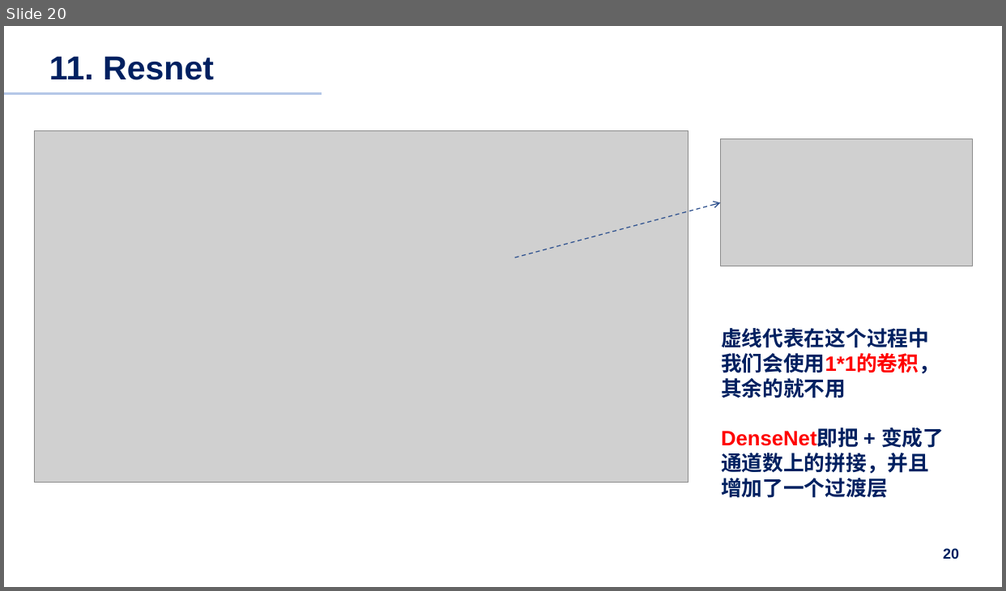
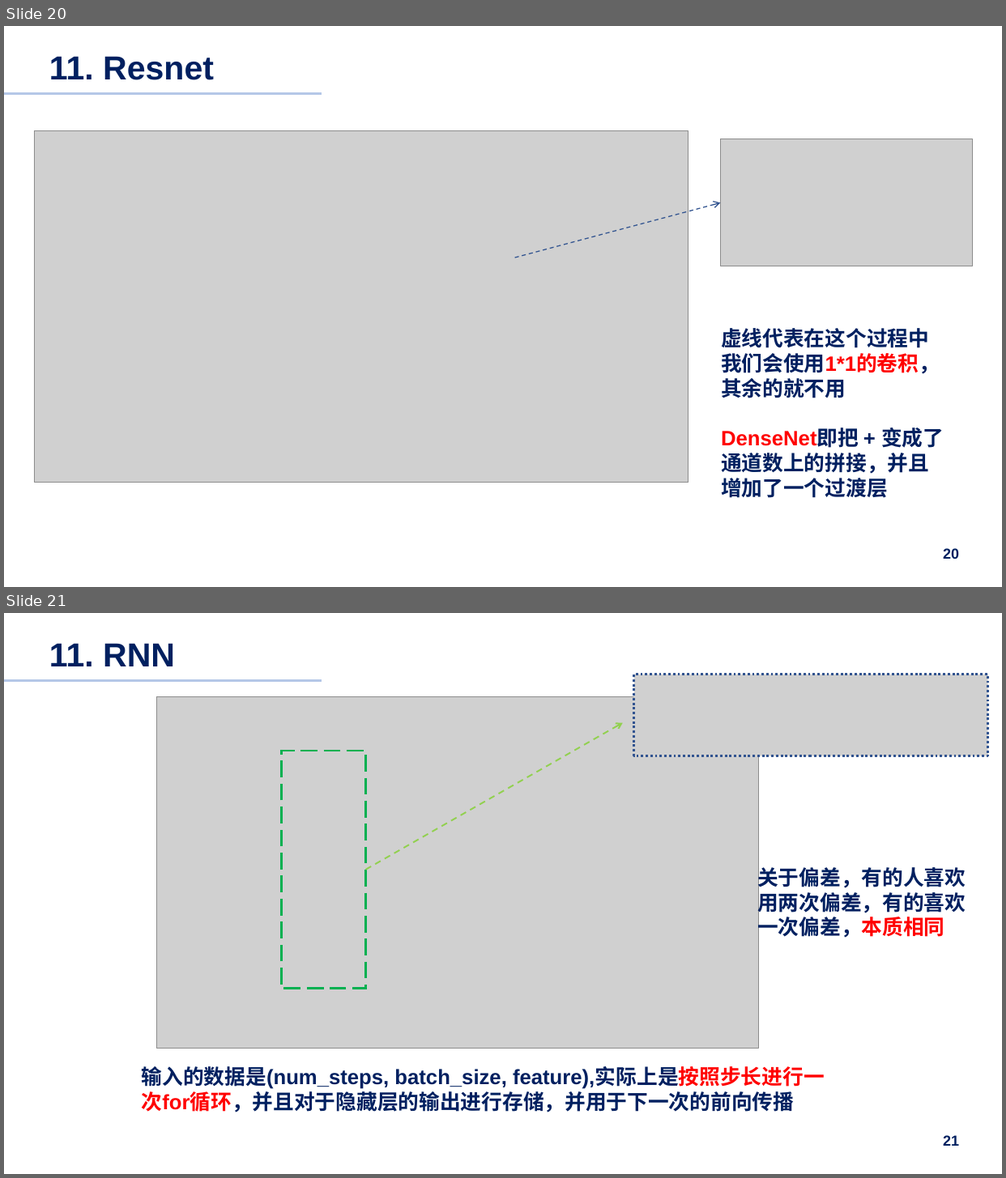
Before and after one commit to pilipala5/Neural-Network-from-zero-to-hero, a slide deck: Summary.pptx. Shown one above the other, each under a label of ours: slide 20 before the commit, slides 20 and 21 after it. The pictures are 1006x591 and 1006x1178 pixels, drawn with LibreOffice and Linux fonts; fonts in the diff are those of the drawing; grey boxes stand for pictures. Boxes give left, top, right and bottom in pixels: in the first picture for what was removed or moved away, otherwise in the second. Text is boxed around its words. In the diff, an @@ line names an element or a change of style, - is before the commit and + after.

```diff
--- a/Summary.pptx
+++ b/Summary.pptx
@@ slide 21 added at box(4, 613, 1002, 1174), background #FFFFFF @@
@@ title added at box(49, 643, 175, 666), 32 pt, text #002060, bold @@
+11. RNN
@@ line added from (4, 680) to (322, 680), #B4C7E7 2.5 pt @@
@@ picture added at box(634, 675, 988, 756) @@
@@ picture added at box(157, 697, 759, 1048) @@
@@ arrow added from (365, 870) to (623, 723), #92D050 1.5 pt dashed @@
@@ rectangle added at box(282, 751, 365, 989), outline #00B050 2 pt dashed @@
@@ text added at box(757, 864, 965, 940), 20 pt, text #002060, bold @@
+关于偏差，有的人喜欢用两次偏差，有的喜欢一次偏差，本质相同
@@ text added at box(142, 1067, 825, 1113), 20 pt, text #002060, bold @@
+输入的数据是(num_steps, batch_size, feature),实际上是按照步长进行一次for循环，并且对于隐藏层的输出进行存储，并用于下一次的前向传播
@@ page number added at box(943, 1135, 959, 1146), 14 pt, text #002060, bold @@
+21
```
Also in this commit, not shown: 1 slide removed, 3 other files.
